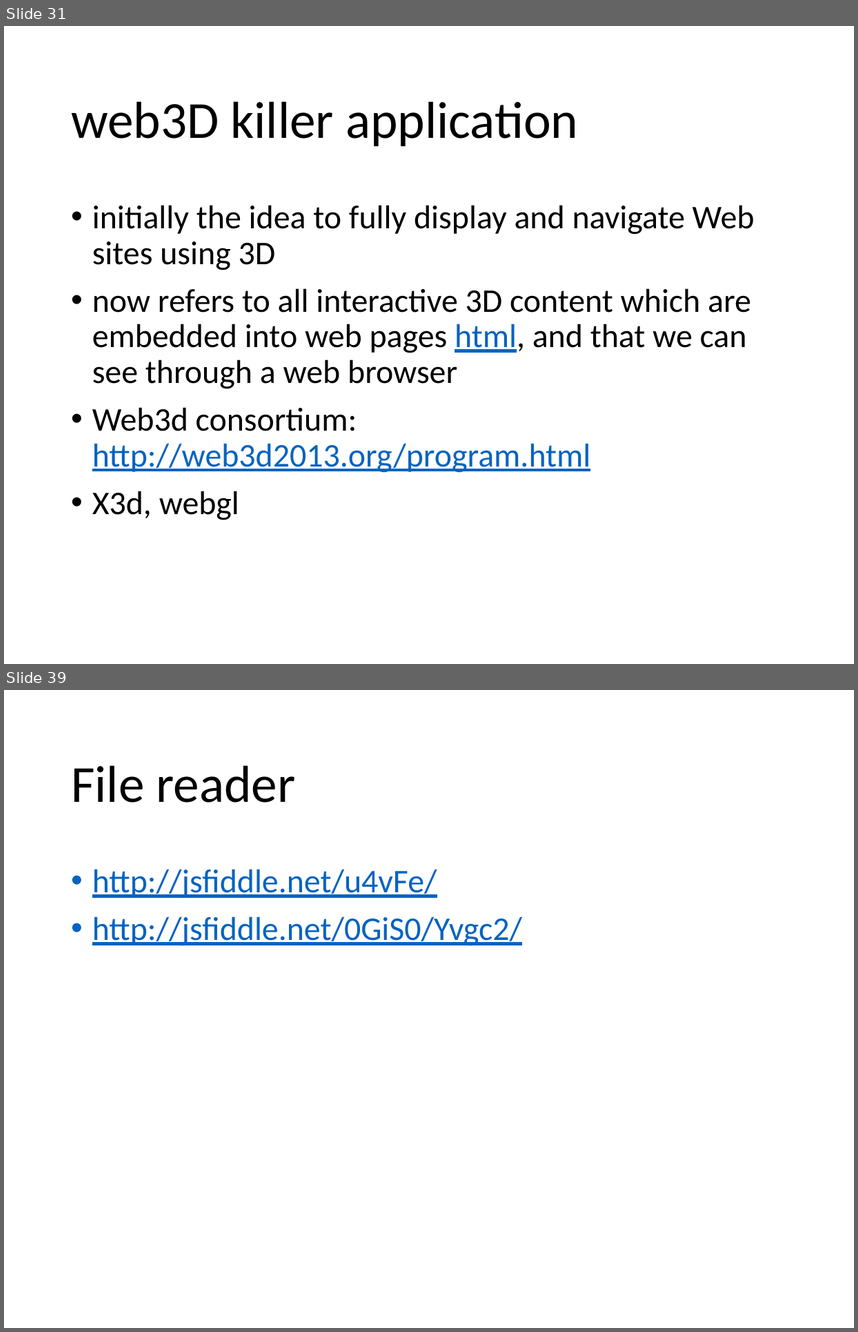
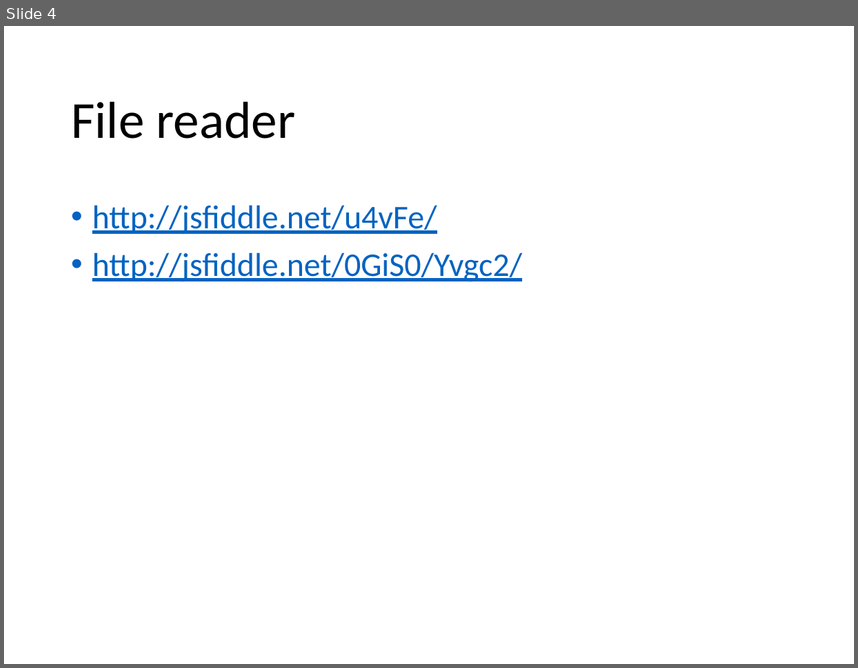
Before and after one commit to caa1211/tutsplus, a slide deck: threejs-tuts-4.pptx. Shown one above the other, each under a label of ours: slides 31 and 39 before the commit, slide 4 after it; the slides between them are not shown. The pictures are 858x1332 and 858x668 pixels, drawn with LibreOffice and Linux fonts; fonts in the diff are those of the drawing. Boxes give left, top, right and bottom in pixels: in the first picture for what was removed or moved away, otherwise in the second. Text is boxed around its words. In the diff, an @@ line names an element or a change of style, - is before the commit and + after.

```diff
--- a/threejs-tuts-4.pptx
+++ b/threejs-tuts-4.pptx
@@ slide 31 removed at bbox=[4, 26, 854, 664], background #FFFFFF @@
@@ title removed at bbox=[71, 101, 578, 146] @@
-web3D killer application
@@ text removed at bbox=[92, 205, 755, 520] @@
-• initially the idea to fully display and navigate Web sites using 3D
-• now refers to all interactive 3D content which are embedded into web pages html, and that we can see through a web browser
-• Web3d consortium: http://web3d2013.org/program.html
-• X3d, webgl
@@ what was slide 39 is now slide 4 @@
```
Also in this commit, not shown: 1 slide changed, 4 slides added, 37 other slides removed, 20 other files.
